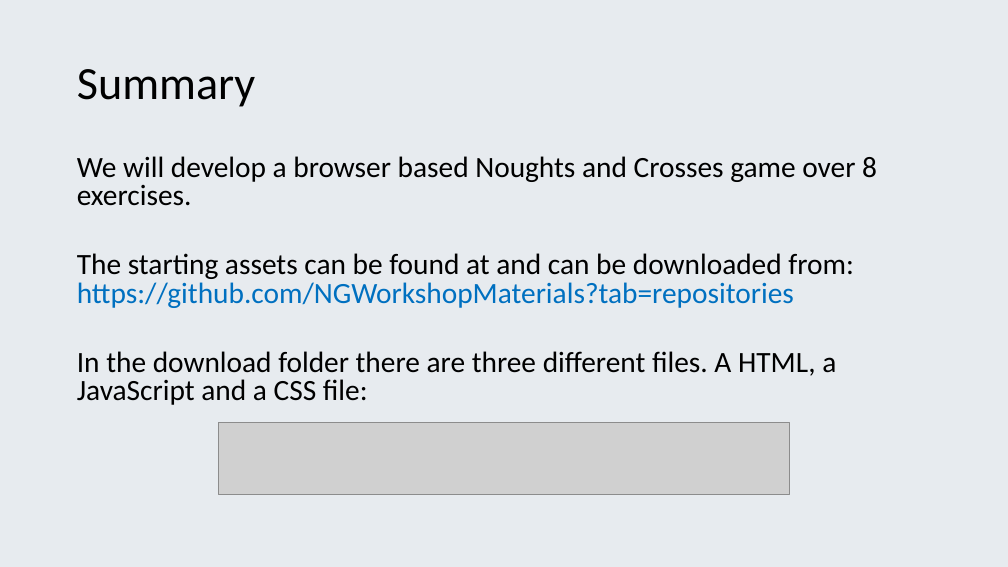
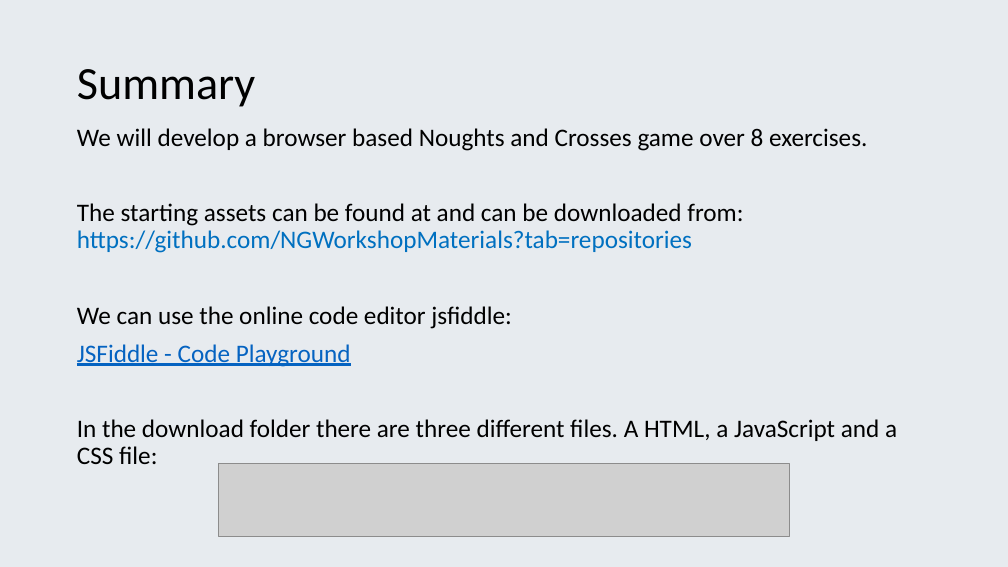
Before and after one commit to NGWorkshopMaterials/NoughtsAndCrossesRepo, a slide deck: slide 2 of NG Noughts and Crosses Frontend Workshop.pptx. Drawn at 1008x567 pixels with LibreOffice and Linux fonts; fonts in the diff are those of the drawing; grey boxes stand for pictures. Boxes give left, top, right and bottom in pixels: in the first picture for what was removed or moved away, otherwise in the second. Text is boxed around its words. In the diff, an @@ line names an element or a change of style, - is before the commit and + after.

```diff
--- a/NG Noughts and Crosses Frontend Workshop.pptx
+++ b/NG Noughts and Crosses Frontend Workshop.pptx
@@ text "We will develop a browser ...": place and size @@
-text "We will develop a browser ..." at box(77, 156, 877, 405)
+text "We will develop a browser ..." at box(77, 128, 897, 464)
@@ text at box(77, 128, 897, 464): size 28 to 24 pt in "We will develop a browser based Noughts ...", "The starting assets can be found at ...", "In the download folder there are three ..."; line spacing 0.8 to 0.9 @@
@@ text at box(77, 306, 511, 367): paragraphs added @@
+We can use the online code editor jsfiddle:
+JSFiddle - Code Playground
@@ picture: place and size @@
-picture at box(219, 423, 789, 495)
+picture at box(219, 464, 789, 536)
```
